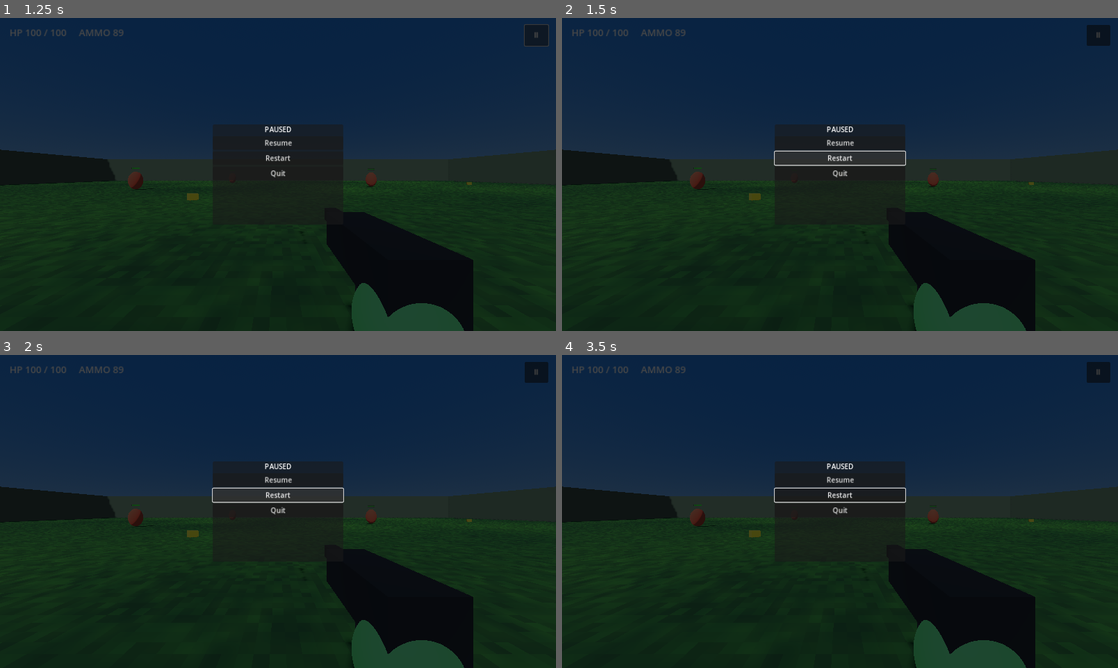
Above: before the commit, frames 1-4 (two rows, left to right).
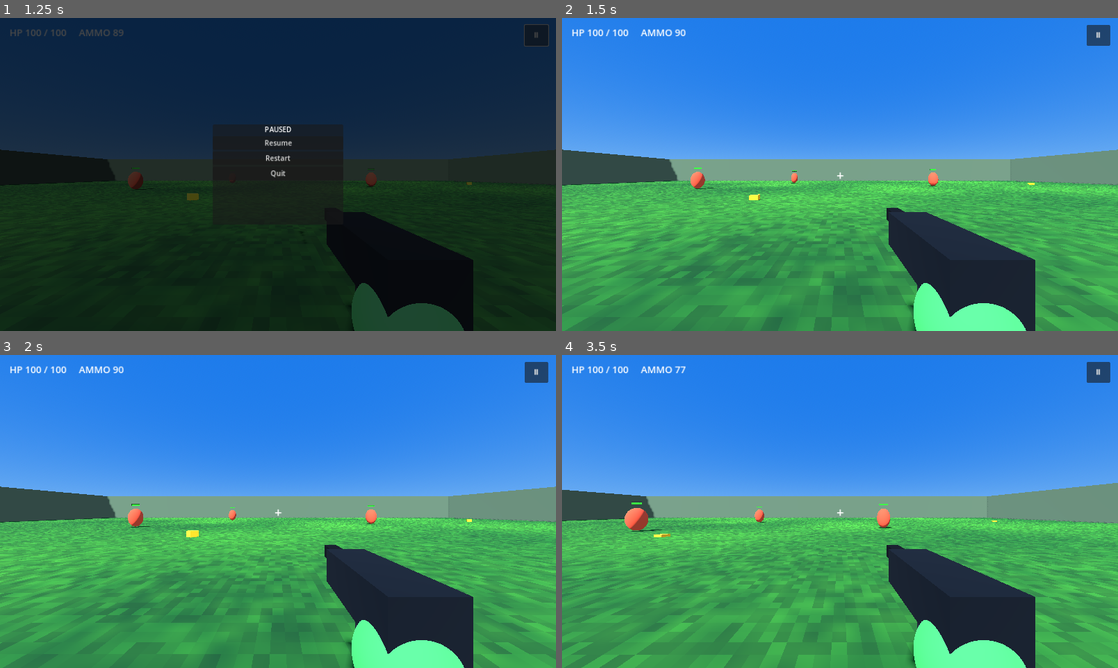
Above: after the commit, the same moments.

Repository: Jigar1234Nob/shootmepls
Game: Godot game, scene res://Scenes/Main.tscn
Two runs of this game, one before a commit and one after it. Both use one fixed random seed, a clock stepped at 60 frames per second and the inputs below.
Inputs (mouse positions are in pixels of both pictures, inside the frame that each line leads up to):
- Up to frame 1 (1.25 s): click "Ⅱ" at 0.5 s
- Up to frame 2 (1.5 s): click (840, 158) at 1.25 s, where only the run after the commit has a clickable "Restart"
- Up to frame 3 (2 s): no input
- Up to frame 4 (3.5 s): tap Enter at 2 s; move the mouse to (962, 495) at 2.02 s; press the mouse at (962, 495) at 2.03 s; hold D (move_right) 2.03-2.75 s; tap Space (jump) at 2.27 s; release the mouse at (962, 495) at 2.75 s; drag from (728, 527) to (812, 574) at 2.77 s

Frame 1 is identical in both runs. In frame 2, 100% of the frame differs, in the area x 0-100%, y 0-100%; in frame 3, 100%; in frame 4, 100%.

Commit message:
Fix player health cap, mouse capture and pause input

Diff:
--- a/Scripts/Player.gd
+++ b/Scripts/Player.gd
@@ -10,6 +10,7 @@
 var camera: Camera3D
 var gun_visual: Node3D
 var pitch := 0.0
+var max_health := 100.0
 var health := 100.0
 var ammo := 90
 var fire_cooldown := 0.0
@@ -22,6 +23,8 @@
 
 func _ready() -> void:
 	add_to_group("player")
+	if not OS.has_feature("mobile"):
+		Input.mouse_mode = Input.MOUSE_MODE_CAPTURED
 	_make_collision()
 	_make_shadow()
 	_make_camera()
@@ -164,6 +167,7 @@
 	pause_layer = Control.new()
 	pause_layer.set_anchors_and_offsets_preset(Control.PRESET_FULL_RECT)
 	pause_layer.visible = false
+	pause_layer.process_mode = Node.PROCESS_MODE_ALWAYS
 	pause_layer.mouse_filter = Control.MOUSE_FILTER_STOP
 	layer.add_child(pause_layer)
 	var shade := ColorRect.new()
